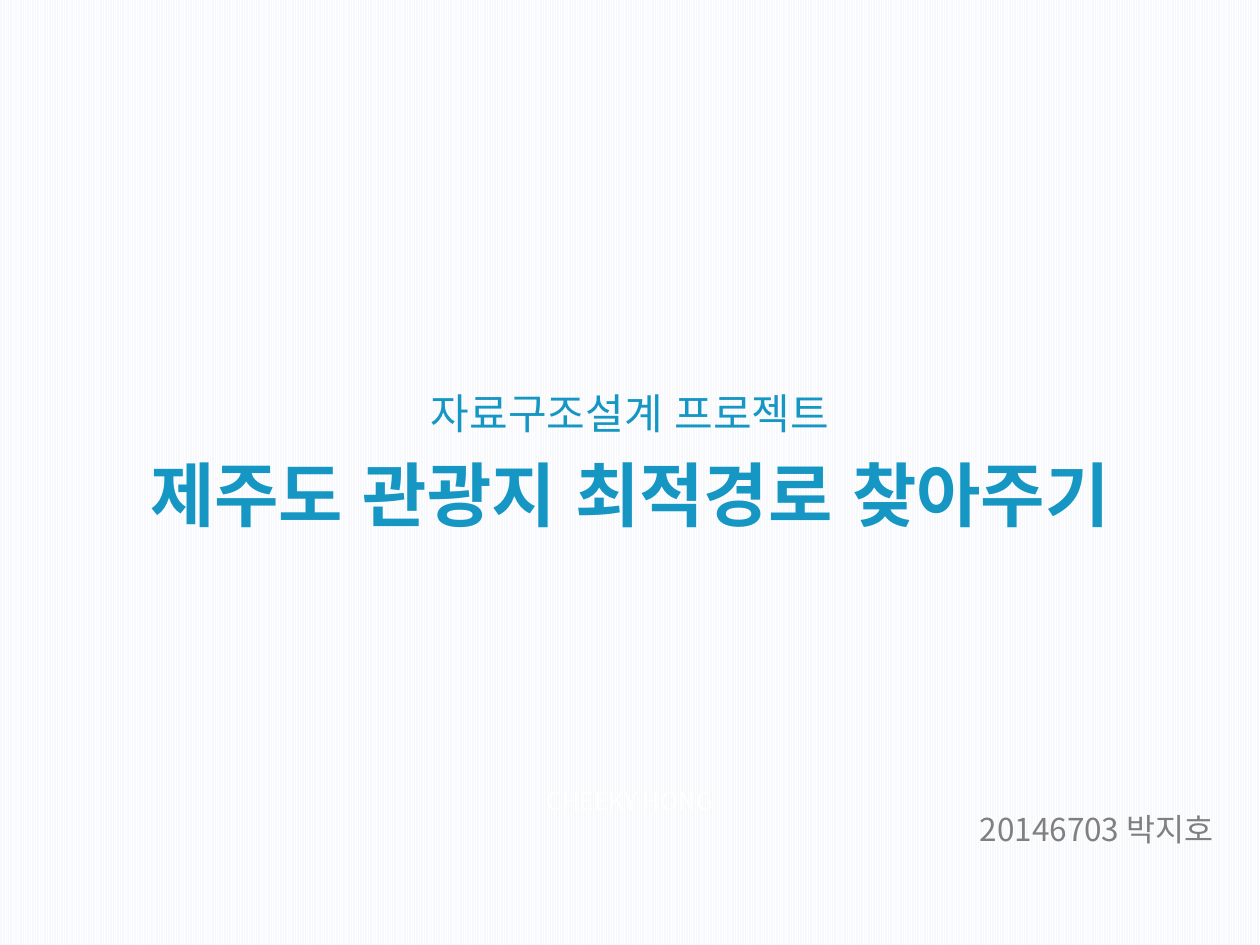
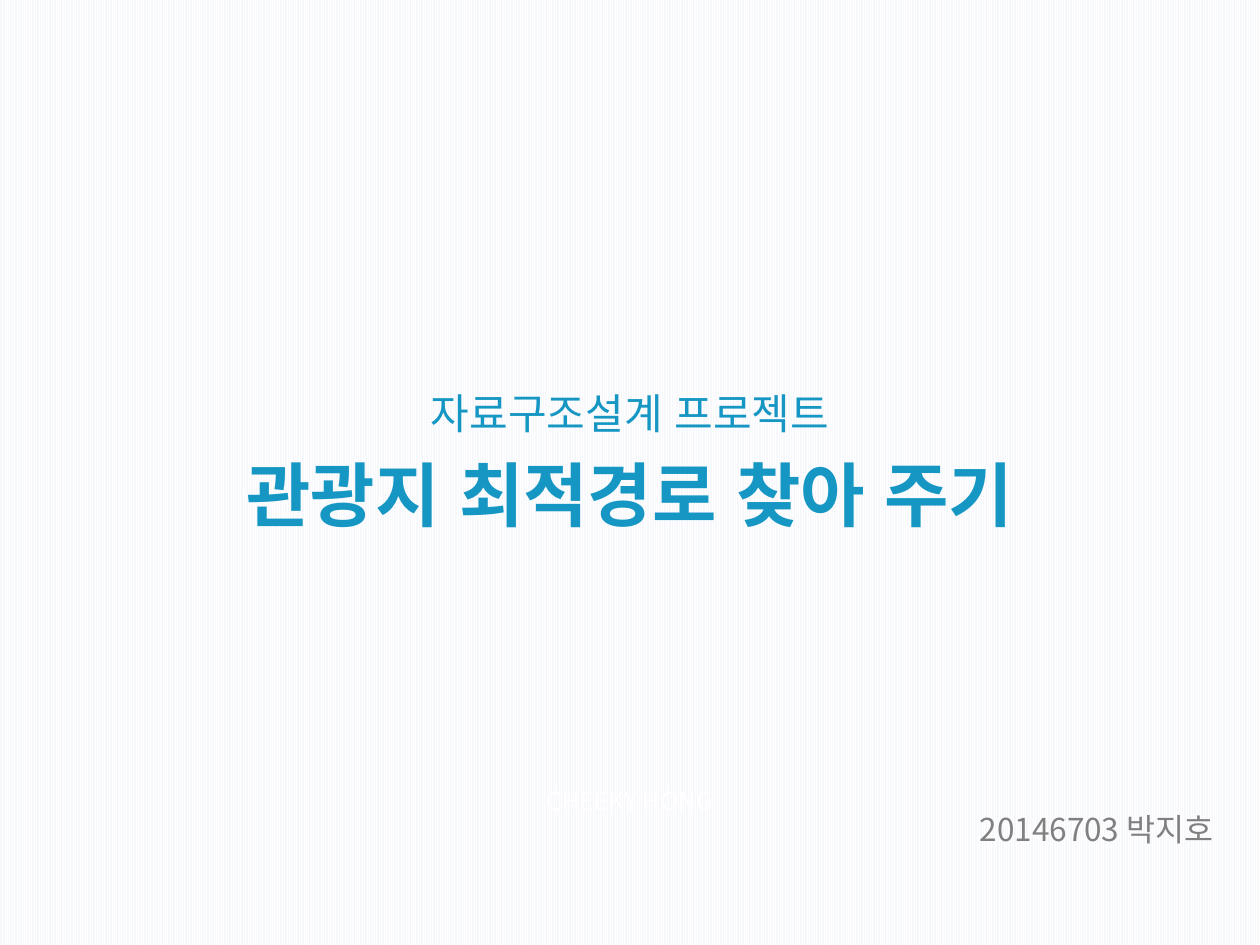
Before and after one commit to wlgh325/DS, a slide deck: slide 1 of 자구발표2.pptx. Drawn at 1260x945 pixels with LibreOffice and Linux fonts; fonts in the diff are those of the drawing; background and template pictures are left out. Boxes give left, top, right and bottom in pixels: in the first picture for what was removed or moved away, otherwise in the second. Text is boxed around its words. In the diff, an @@ line names an element or a change of style, - is before the commit and + after.

```diff
--- a/자구발표2.pptx
+++ b/자구발표2.pptx
@@ text at (247, 462, 1013, 528): text changed @@
-제주도 관광지 최적경로 찾아주기
+관광지 최적경로 찾아 주기
```
Also in this commit, not shown: 10 other slides changed, 3 slides added.
